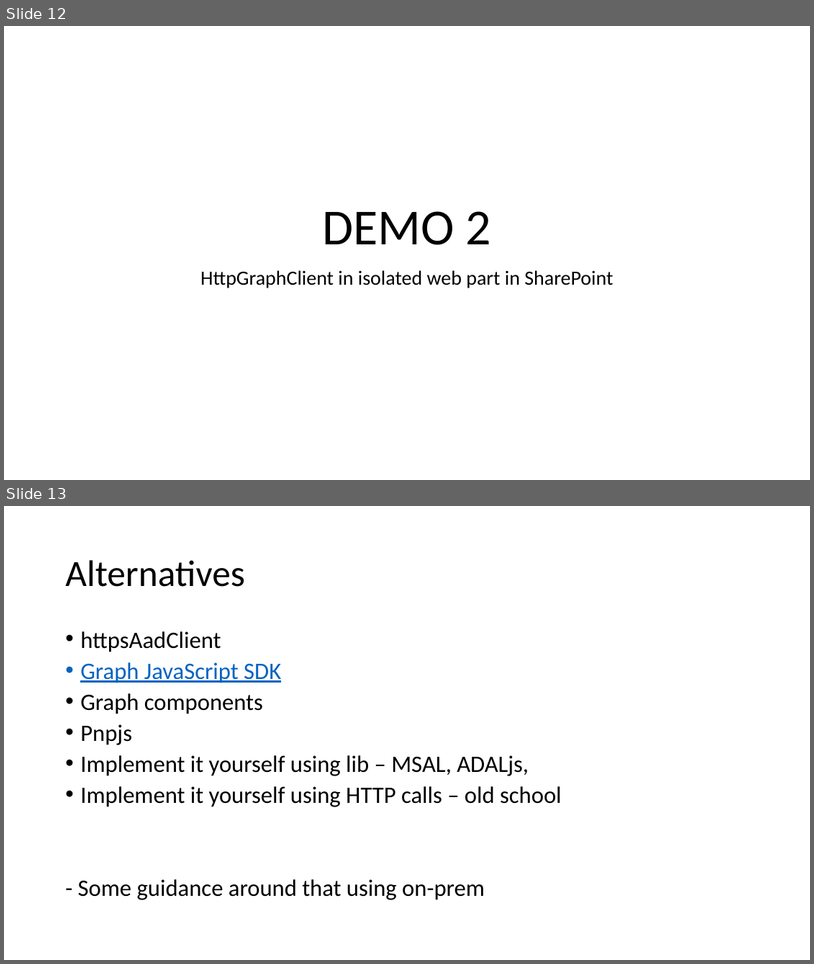
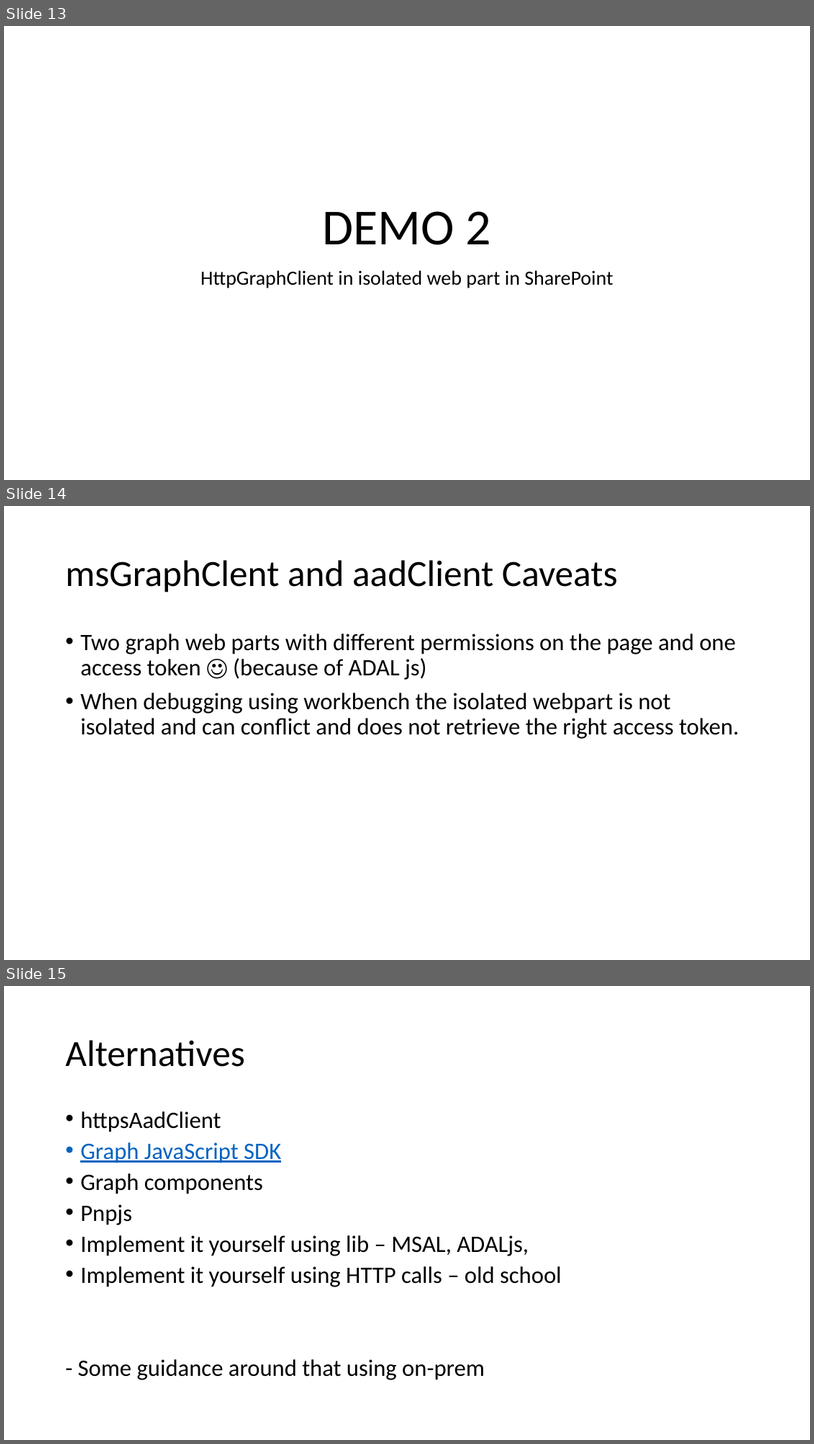
Before and after one commit to VelinGeorgiev/microsoft-graph-scottish-summit-2020, a slide deck: Presentation/MicrosoftGraphAndSPFx.pptx. Shown one above the other, each under a label of ours: slides 12 and 13 before the commit, slides 13, 14 and 15 after it. The pictures are 814x964 and 814x1444 pixels, drawn with LibreOffice and Linux fonts; fonts in the diff are those of the drawing. Boxes give left, top, right and bottom in pixels: in the first picture for what was removed or moved away, otherwise in the second. Text is boxed around its words. In the diff, an @@ line names an element or a change of style, - is before the commit and + after.

Commit message:
Samples implemented using MSGraphClient

```diff
--- a/Presentation/MicrosoftGraphAndSPFx.pptx
+++ b/Presentation/MicrosoftGraphAndSPFx.pptx
@@ slide 14 added at box(4, 506, 810, 960), background #FFFFFF @@
@@ title added at box(65, 560, 618, 592), 44 pt, text #000000 @@
+msGraphClent and aadClient Caveats
@@ text added at box(80, 633, 739, 739), 28 pt, text #000000 @@
+• Two graph web parts with different permissions on the page and one access token ☺ (because of ADAL js)
+• When debugging using workbench the isolated webpart is not isolated and can conflict and does not retrieve the right access token.
@@ what was slide 12 is now slide 13 @@
@@ what was slide 13 is now slide 15 @@
```
Also in this commit, not shown: 1 slide changed, 2 other slides added, 9 other files.
